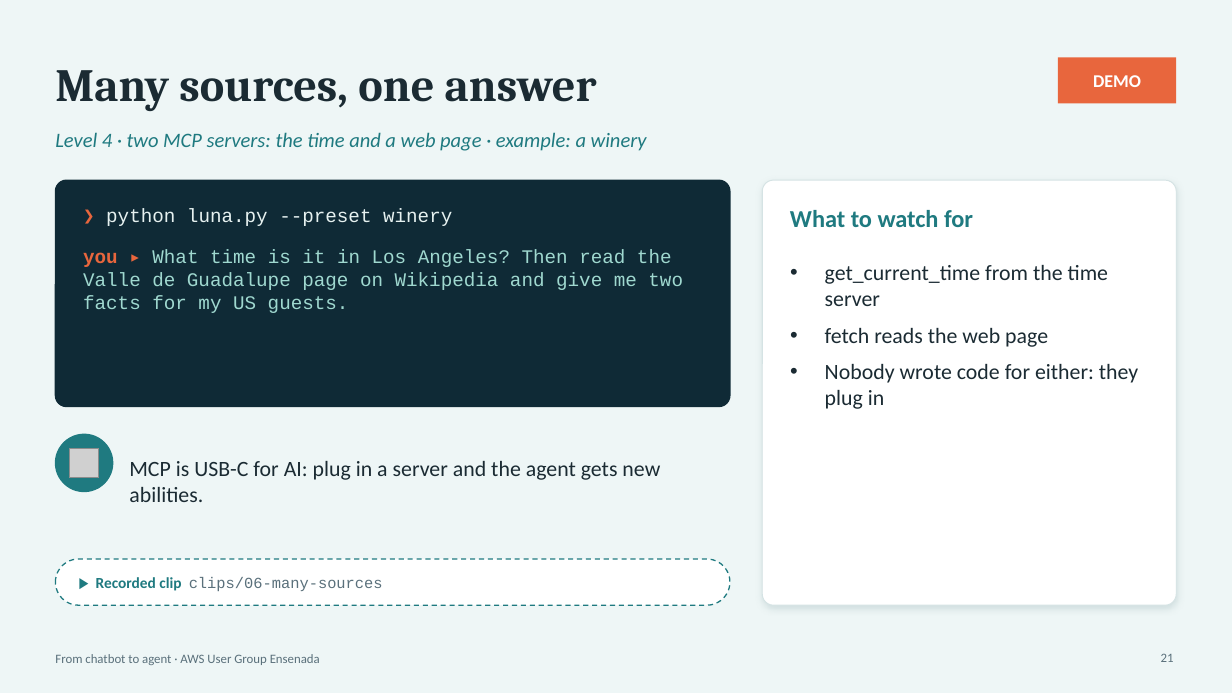
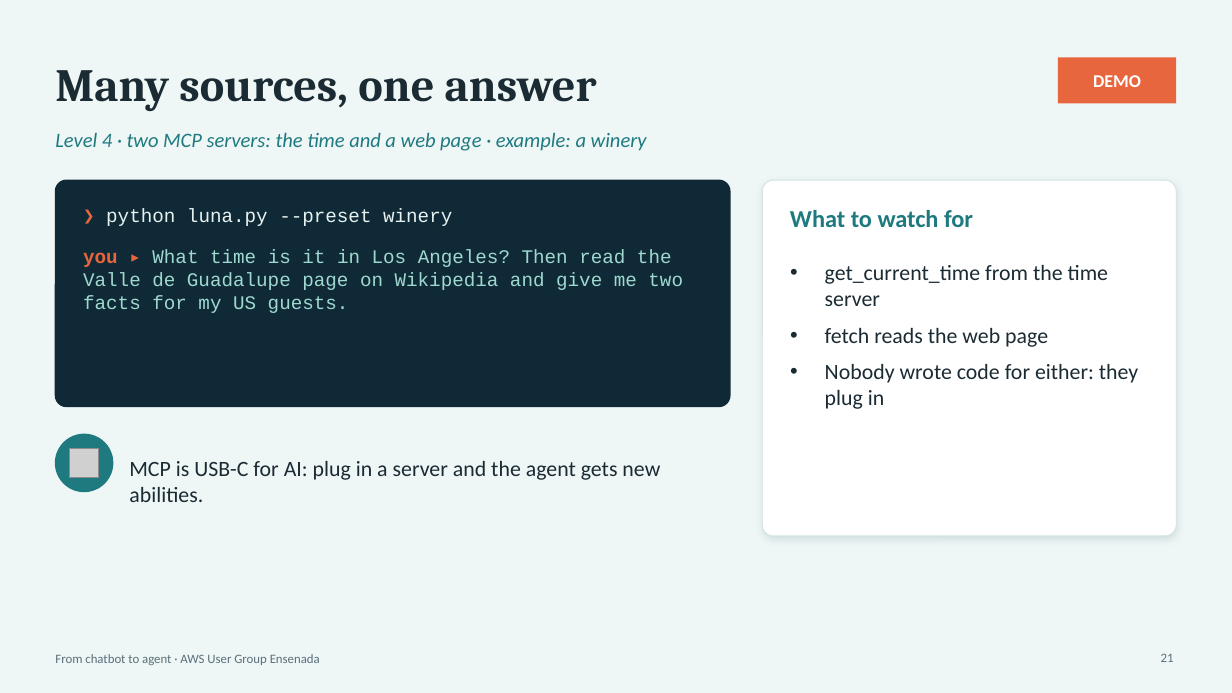
Before and after one commit to aws-ug-ensenada/claude-on-aws-ensenada, a slide deck: slide 21 of docs/slides/claude-on-aws-ensenada.pptx. Drawn at 1232x693 pixels with LibreOffice and Linux fonts; fonts in the diff are those of the drawing; grey boxes stand for pictures. Boxes give left, top, right and bottom in pixels: in the first picture for what was removed or moved away, otherwise in the second. Text is boxed around its words. In the diff, an @@ line names an element or a change of style, - is before the commit and + after.

```diff
--- a/docs/slides/claude-on-aws-ensenada.pptx
+++ b/docs/slides/claude-on-aws-ensenada.pptx
@@ rounded rectangle: place and size @@
-rounded rectangle at <box>762,180,1177,605</box>
+rounded rectangle at <box>762,180,1177,536</box>
@@ rounded rectangle at <box>762,180,1177,536</box>: proportions changed @@
@@ rounded rectangle removed at <box>55,559,730,605</box> @@
@@ text removed at <box>96,577,383,591</box> @@
-▶ Recorded clip clips/06-many-sources
```
Also in this commit, not shown: 9 other slides changed, 3 other files.
